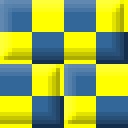
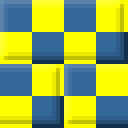
Comparing the layer stacks of the two 128 x 128 images. Changes:
pixels changed over <box>0,0,128,124</box> (layer not identified)
